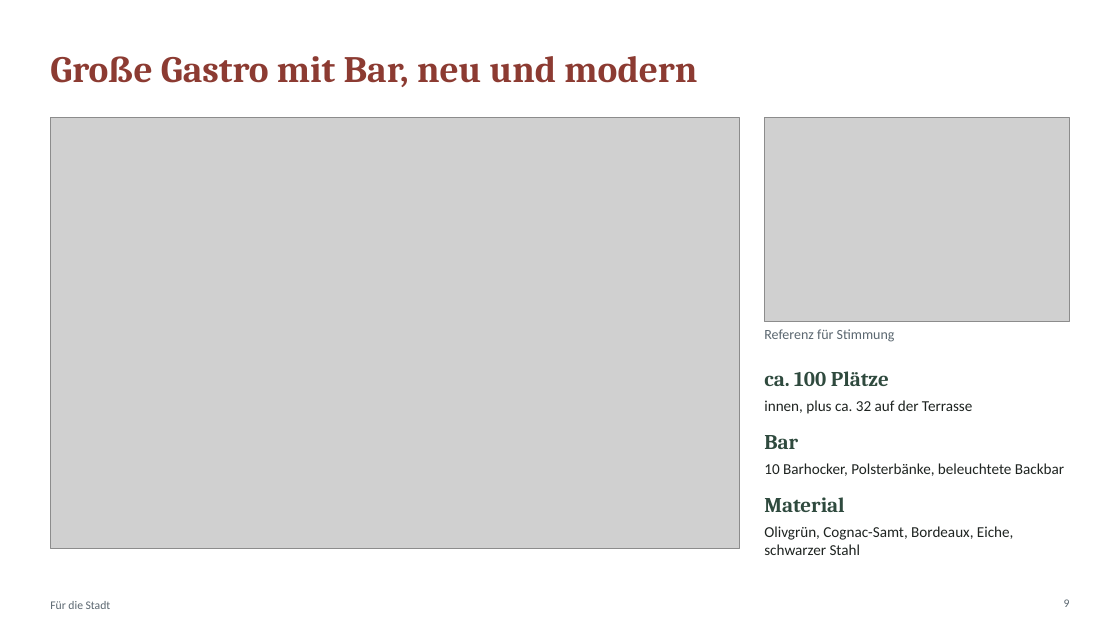
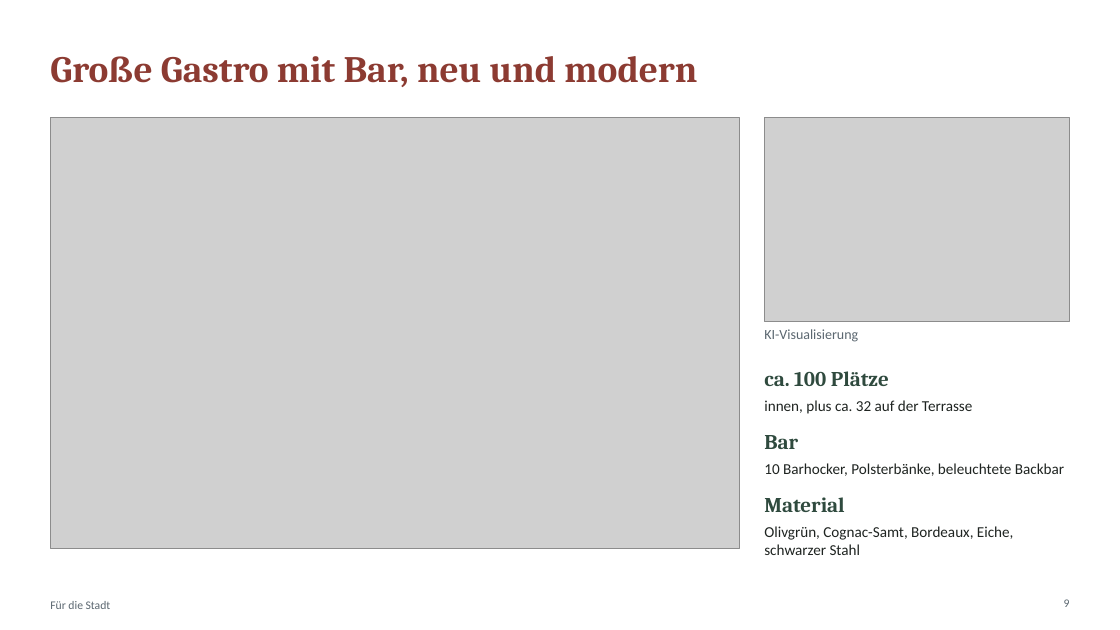
Before and after one commit to CartoonUsername/bau-projekt, a slide deck: slide 9 of praesentation/Neue-Mitte-Werlte_Baufeld3_6-Wohnungen_Gastro-EG.pptx. Drawn at 1120x630 pixels with LibreOffice and Linux fonts; fonts in the diff are those of the drawing; grey boxes stand for pictures. Boxes give left, top, right and bottom in pixels: in the first picture for what was removed or moved away, otherwise in the second. Text is boxed around its words. In the diff, an @@ line names an element or a change of style, - is before the commit and + after.

```diff
--- a/praesentation/Neue-Mitte-Werlte_Baufeld3_6-Wohnungen_Gastro-EG.pptx
+++ b/praesentation/Neue-Mitte-Werlte_Baufeld3_6-Wohnungen_Gastro-EG.pptx
@@ text at [764, 329, 858, 342]: text changed @@
-Referenz für Stimmung
+KI-Visualisierung
```
Also in this commit, not shown: 1 other slide changed, 7 other files.
